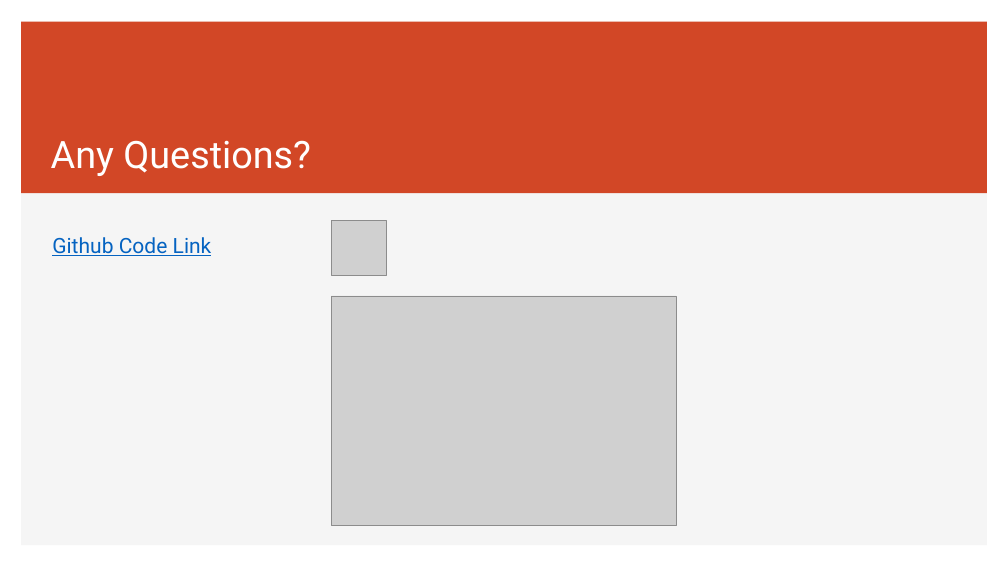
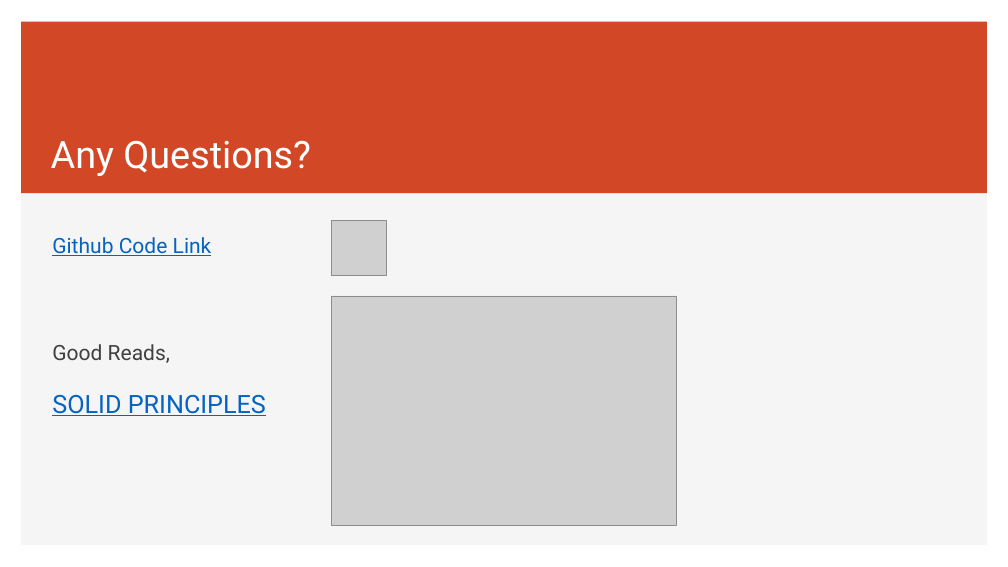
Before and after one commit to jatinrdave/SOLIDPRINCIPLESDEMO, a slide deck: slide 20 of SOLID PRINCIPLES_NEW.pptx (slide 17 before the commit). Drawn at 1008x567 pixels with LibreOffice and Linux fonts; fonts in the diff are those of the drawing; grey boxes stand for pictures. Boxes give left, top, right and bottom in pixels: in the first picture for what was removed or moved away, otherwise in the second. Text is boxed around its words. In the diff, an @@ line names an element or a change of style, - is before the commit and + after.

```diff
--- a/SOLID PRINCIPLES_NEW.pptx
+++ b/SOLID PRINCIPLES_NEW.pptx
@@ text at [52, 344, 266, 416]: paragraphs added @@
+Good Reads,
+SOLID PRINCIPLES
```
Also in this commit, not shown: 10 other slides changed, 4 slides added, 1 slide removed, 18 other files.
